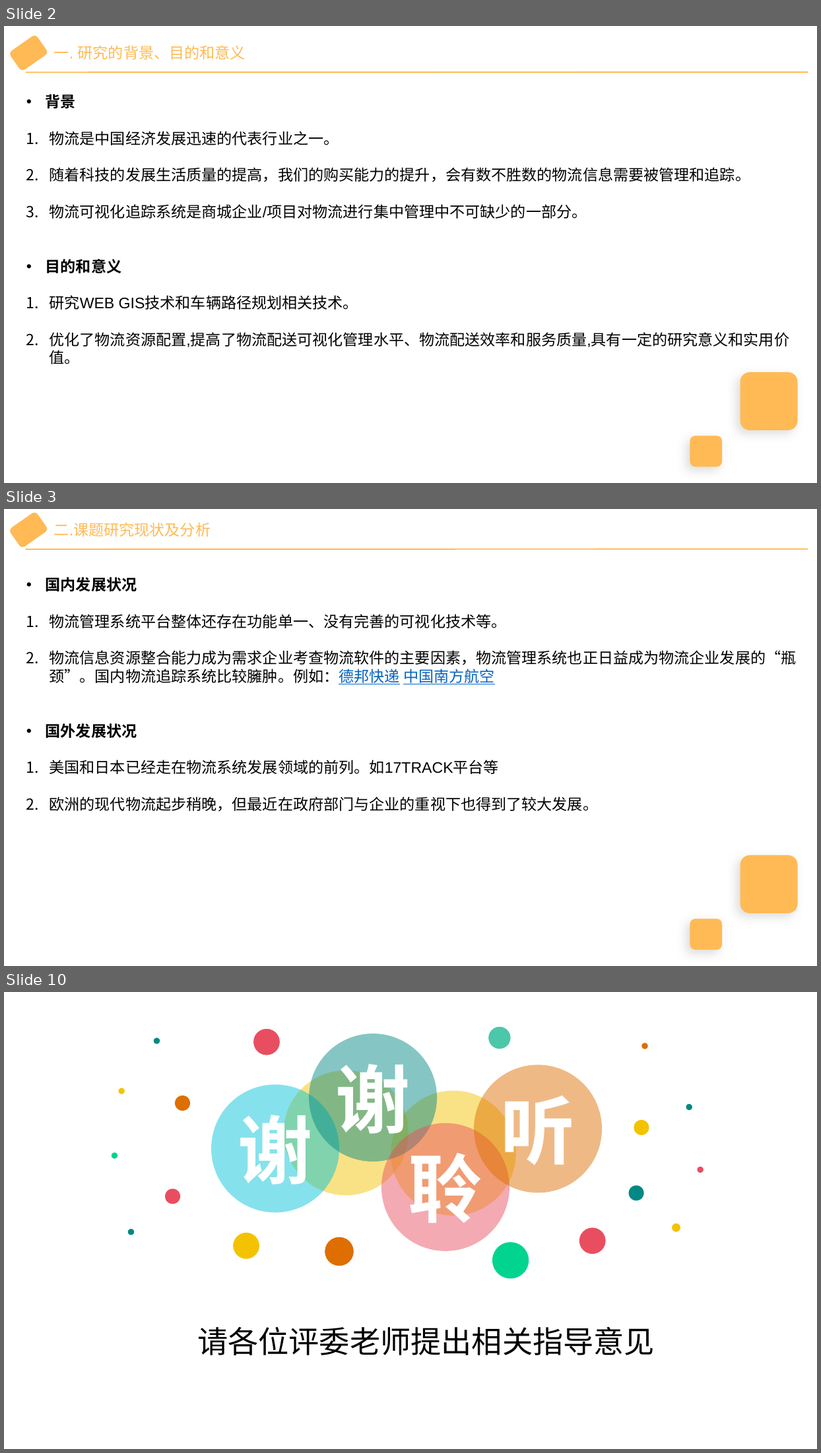
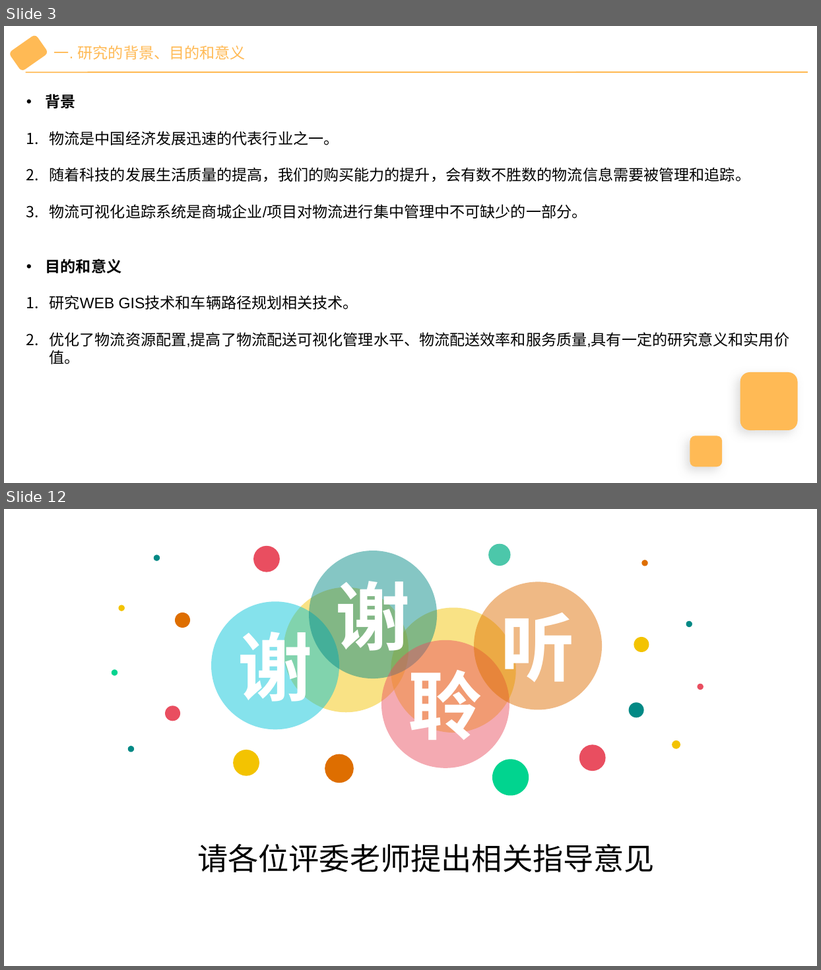
Before and after one commit to wu-yu-pei/graduation-design-file, a slide deck: 答辩PPT.pptx. Shown one above the other, each under a label of ours: slides 2, 3 and 10 before the commit, slides 3 and 12 after it; the slides between them are not shown. The pictures are 821x1453 and 821x970 pixels, drawn with LibreOffice and Linux fonts; fonts in the diff are those of the drawing. Boxes give left, top, right and bottom in pixels: in the first picture for what was removed or moved away, otherwise in the second. Text is boxed around its words. In the diff, an @@ line names an element or a change of style, - is before the commit and + after.

```diff
--- a/答辩PPT.pptx
+++ b/答辩PPT.pptx
@@ slide 3 removed at <box>4,509,817,966</box>, background #FFFFFF @@
@@ rounded rectangle removed at <box>9,512,48,548</box> @@
@@ text removed at <box>54,522,211,537</box> @@
-二.课题研究现状及分析
@@ line removed from (25, 549) to (808, 549) @@
@@ text removed at <box>46,577,797,812</box> @@
-• 国内发展状况
-1. 物流管理系统平台整体还存在功能单一、没有完善的可视化技术等。
-2. 物流信息资源整合能力成为需求企业考查物流软件的主要因素，物流管理系统也正日益成为物流企业发展的“瓶颈”。国内物流追踪系统比较臃肿。例如：德邦快递 中国南方航空
-• 国外发展状况
-1. 美国和日本已经走在物流系统发展领域的前列。如17TRACK平台等
-2. 欧洲的现代物流起步稍晚，但最近在政府部门与企业的重视下也得到了较大发展。
@@ rounded rectangle removed at <box>741,855,797,914</box> @@
@@ rounded rectangle removed at <box>690,920,723,951</box> @@
@@ what was slide 2 is now slide 3 @@
@@ what was slide 10 is now slide 12 @@
```
Also in this commit, not shown: 6 slides changed, 3 slides added, 4 other files.
